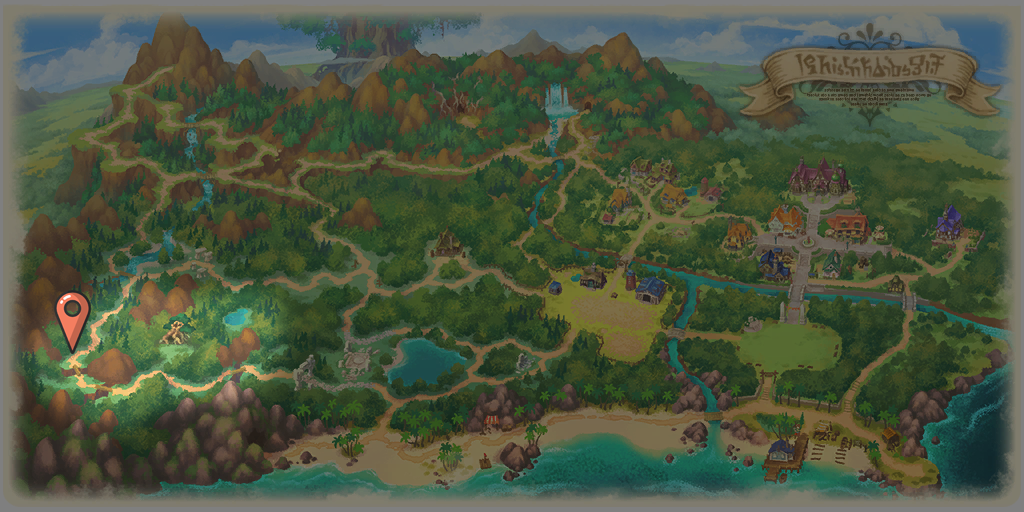
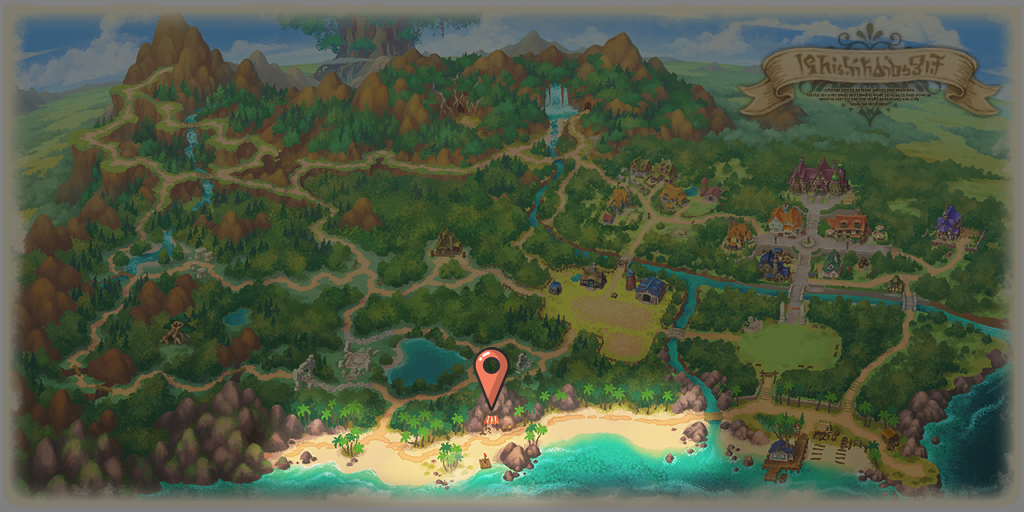
Comparing the layer stacks of the two 1024 × 512 images. Changes:
added layer "10810秘密基地" in group "群組 2" over (473, 347, 510, 411)
hid "10520滾滾石" over (54, 290, 91, 354)
showed "10800濤濤海濱" over (8, 264, 742, 512)
hid "10500滾滾森林" over (8, 264, 742, 512)
